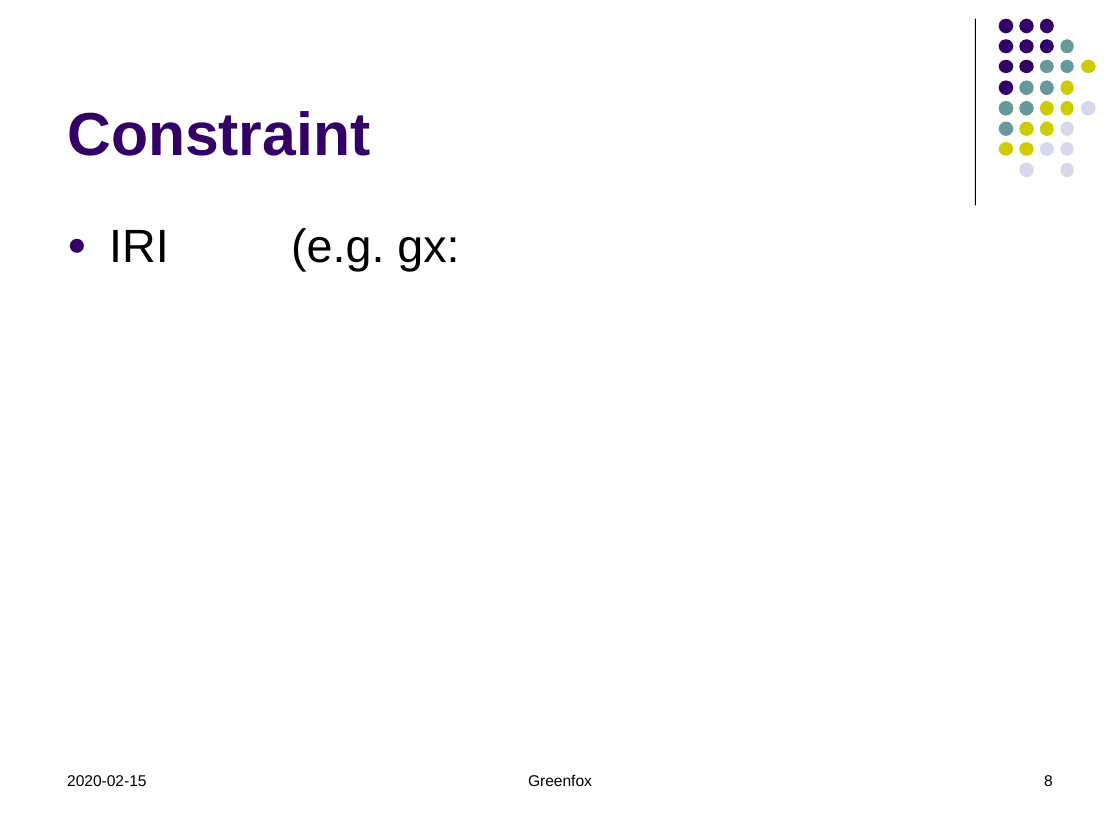
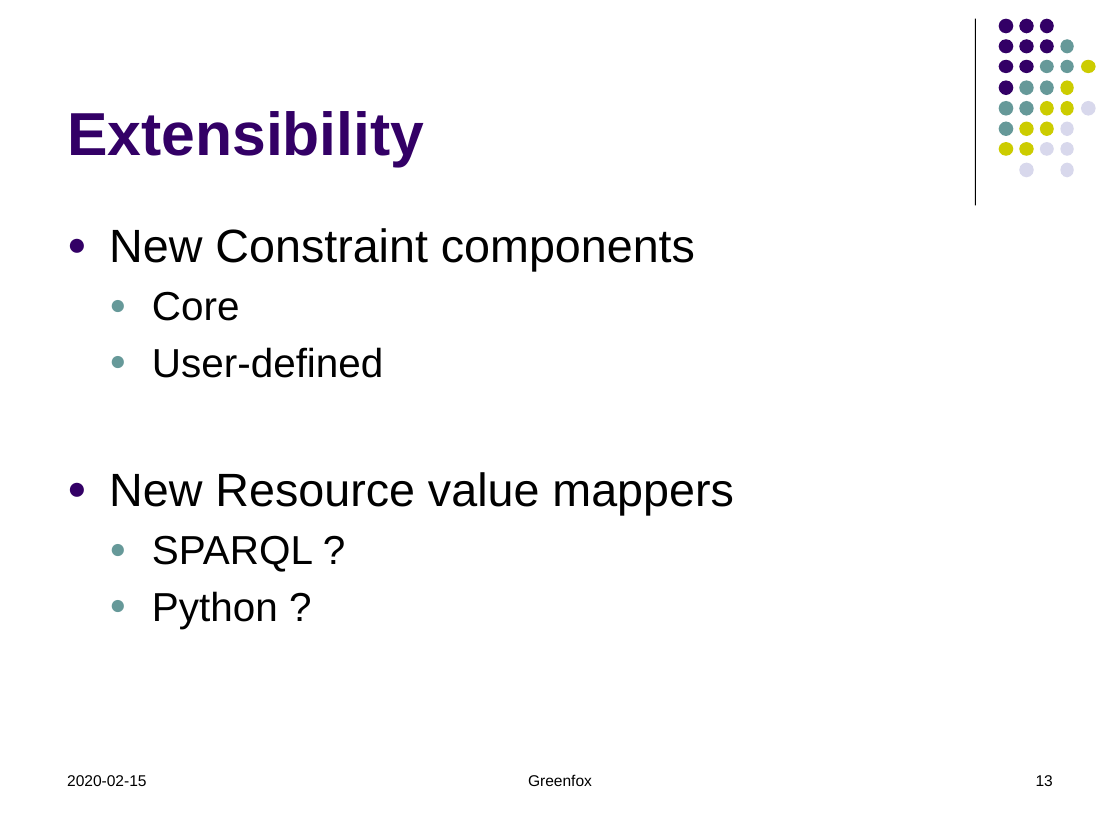
Before and after one commit to hrennau/greenfox, a slide deck: slide 13 of about/greenfox01.pptx (slide 8 before the commit). Drawn at 1120x840 pixels with LibreOffice and Linux fonts; fonts in the diff are those of the drawing. Boxes give left, top, right and bottom in pixels: in the first picture for what was removed or moved away, otherwise in the second. Text is boxed around its words. In the diff, an @@ line names an element or a change of style, - is before the commit and + after.

```diff
--- a/about/greenfox01.pptx
+++ b/about/greenfox01.pptx
@@ title at box(67, 111, 424, 167): text changed @@
-Constraint
+Extensibility
@@ text at box(109, 228, 733, 629): text changed @@
-● IRI (e.g. gx:
+● New Constraint components
+  ● Core
+  ● User-defined
+● New Resource value mappers
+  ● SPARQL ?
+  ● Python ?
@@ page number at box(1036, 775, 1053, 786): text changed @@
-8
+13
```
Also in this commit, not shown: 4 other slides changed, 7 slides added, 2 other files.
